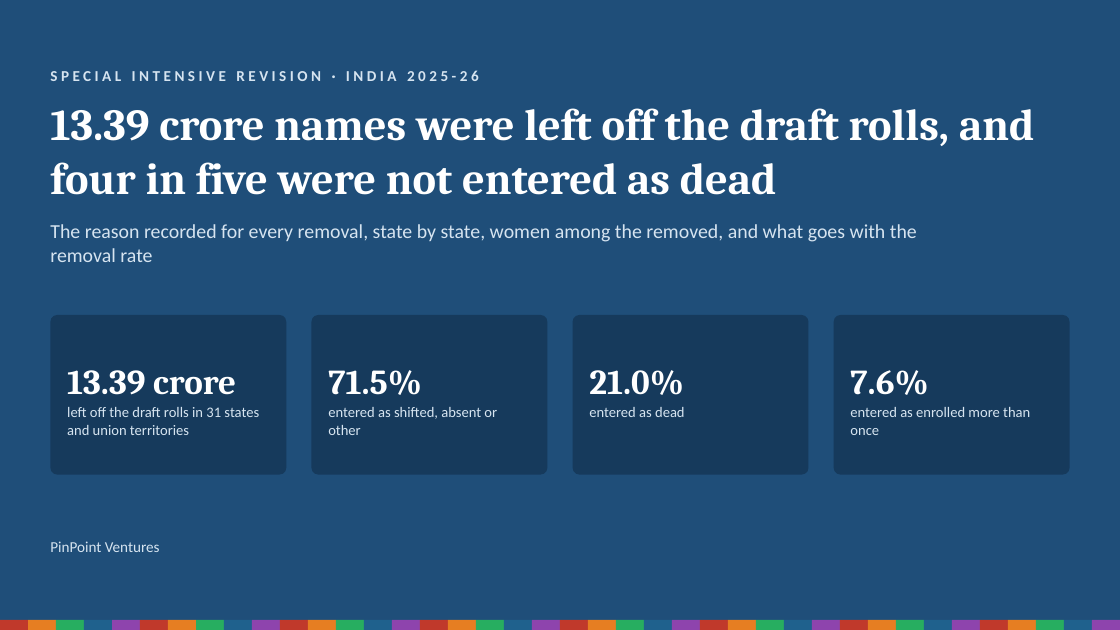
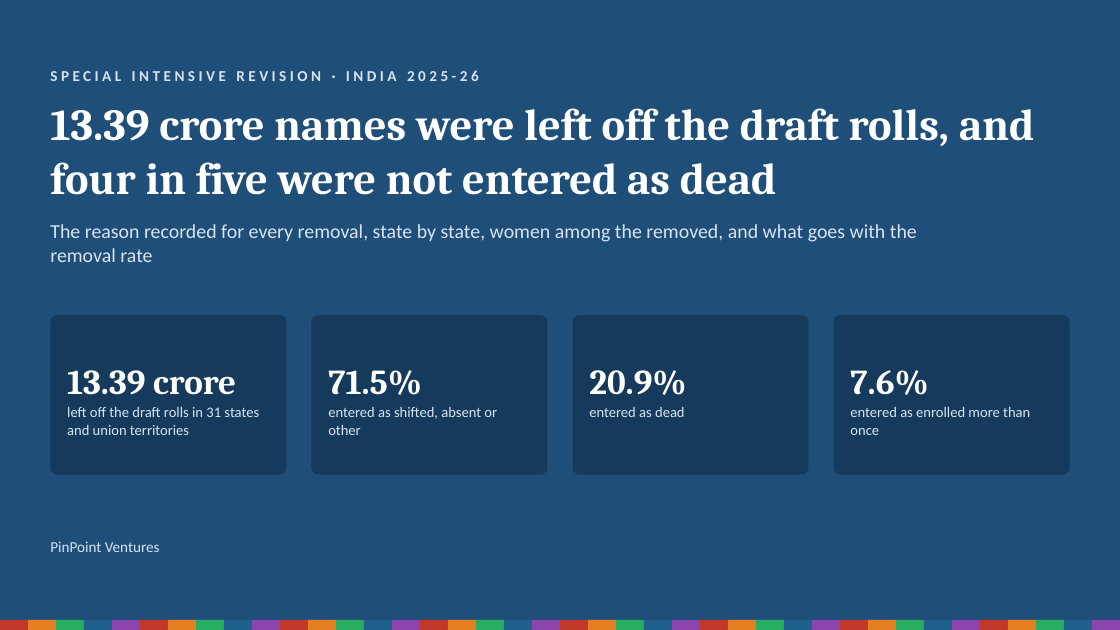
Before and after one commit to Varnasr/INDIA-DATA, a slide deck: slide 1 of reports/sir-india-deck.pptx. Drawn at 1120x630 pixels with LibreOffice and Linux fonts; fonts in the diff are those of the drawing. Boxes give left, top, right and bottom in pixels: in the first picture for what was removed or moved away, otherwise in the second. Text is boxed around its words. In the diff, an @@ line names an element or a change of style, - is before the commit and + after.

```diff
--- a/reports/sir-india-deck.pptx
+++ b/reports/sir-india-deck.pptx
@@ text at bbox=[589, 370, 686, 395]: text changed @@
-21.0%
+20.9%
```
Also in this commit, not shown: 8 other slides changed, 9 other files.
